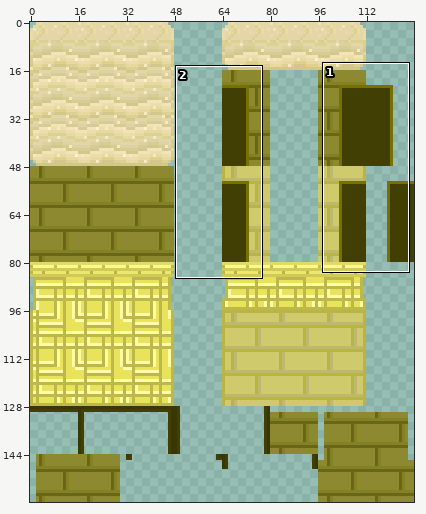
Two states of a sprite sheet, Assets/Sprites/Level008/Level8Tile.png. The picture above shows the old version from afar; the outline marks the close-up.
Close-up. First the earlier version:
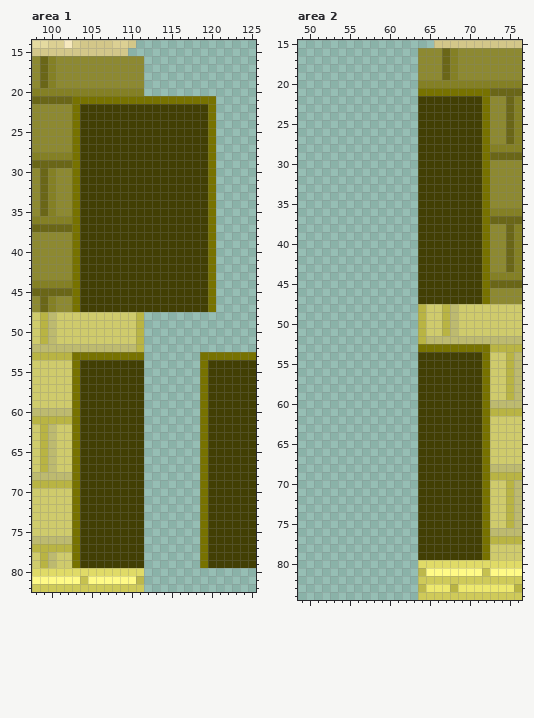
The file is 128x160 pixels. Colours within 5 levels of each other are drawn and written as one. Shown: area 1: x 98..125, y 14..82; area 2: x 49..76, y 15..84.
After the commit:
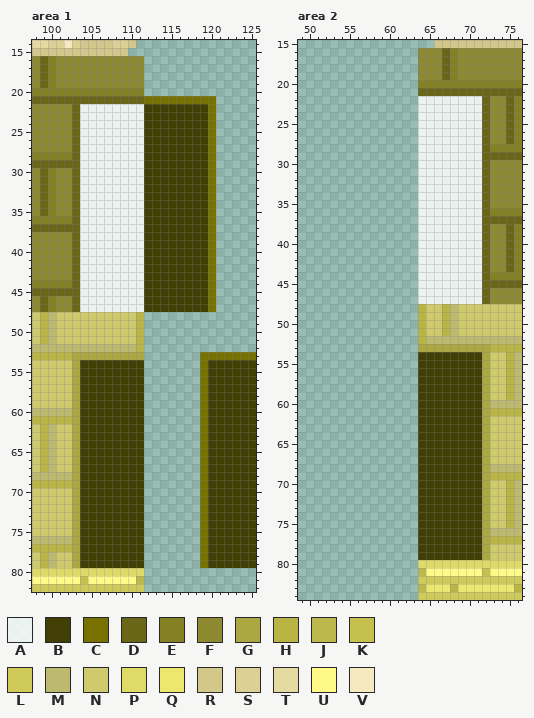
Palette (. is transparent): A #ffffffd2  B #423f04  C #777200  D #6a6617  E #848024  F #8d8931  G #aba741  H #b9b443  J #bdb84b  K #c6c14f  L #cfca59  M #bdba6f  N #cfcb6c  P #e0db67  Q #ede86d  R #d3c789  S #dcd093  T #e5daa0  U #fffa86  V #f6e9bf
Diff:
Area 1:
Colour B becomes colour A in rows 22 to 47 at x 104 to 111.
Colour C becomes colour D in row 21 at x 103 to 111; in rows 22 to 47 at x 103.
Colour C becomes colour G in row 53 at x 103 to 111; in rows 54 to 79 at x 103.
Area 2:
Colour B becomes colour A in rows 22 to 47 at x 64 to 71.
Colour C becomes colour D in row 21 at x 64 to 72; in rows 22 to 47 at x 72.
Colour C becomes colour G in row 53 at x 64 to 72; in rows 54 to 79 at x 72.
Boxes around the changes in both close-ups, in picture pixels (x1, y1, x2, y2):
changed: (72, 96, 144, 312)
changed: (72, 352, 144, 568)
changed: (418, 88, 490, 304)
changed: (418, 344, 490, 560)
